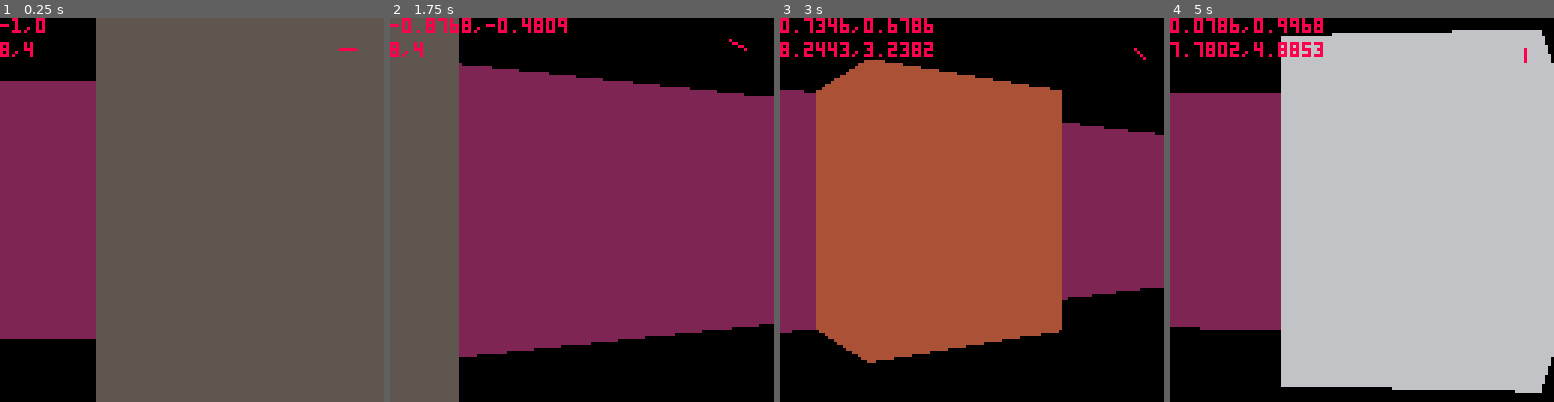
Above: before the commit, frames 1-4 (left to right).
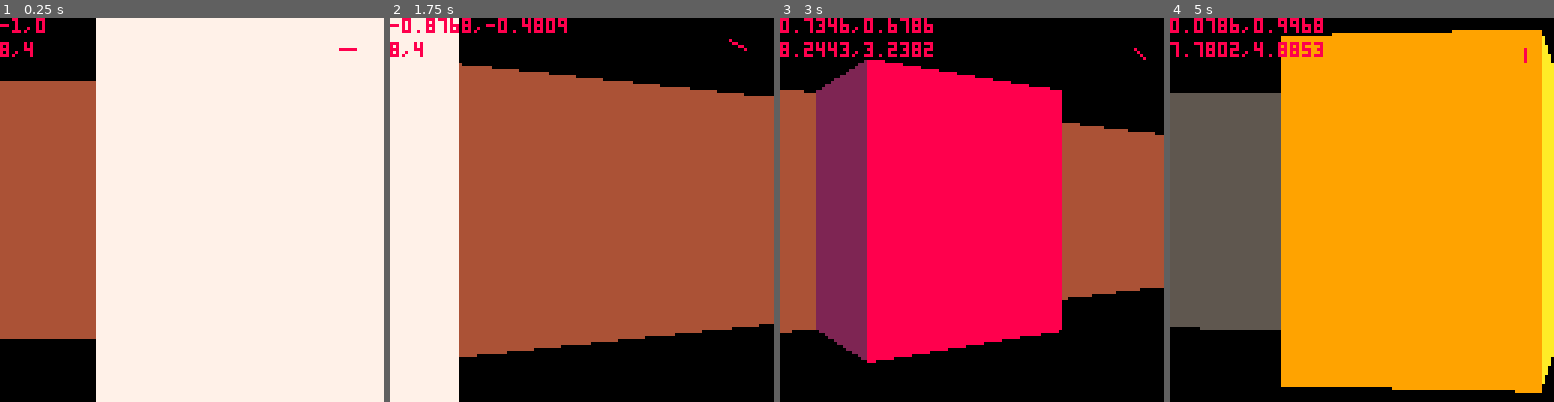
Above: after the commit, the same moments.

Repository: Archenoth/raycast.p8
Game: PICO-8 cartridge raycast.p8
Two runs of this game, one before a commit and one after it. Both use one fixed random seed, a clock stepped at 60 frames per second and the inputs below.
Inputs:
- Up to frame 1 (0.25 s): no input
- Up to frame 2 (1.75 s): hold Right from 1.6 s (still down)
- Up to frame 3 (3 s): release Right at 2.1 s; hold Up 2.15-2.42 s; hold Right from 2.47 s (still down)
- Up to frame 4 (5 s): release Right at 3.03 s; hold Left 3.08-3.58 s; hold Down 3.63-3.97 s; hold Right 4.02-4.68 s; hold Up from 4.73 s (still down)

The runs differ from the first frame. In frame 1, 92% of the frame differs, in the area x 0-100%, y 0-100%; in frame 2, 73%; in frame 3, 63%; in frame 4, 83%.

Commit message:
Added shaded walls

Diff:
--- a/raycast.p8
+++ b/raycast.p8
@@ -86,14 +86,16 @@
  end
 
  if side == 0 then
-  return (map_x - player.x + (1 - step_x) / 2) / ray_x, tile
- end
-
- return (map_y - player.y + (1 - step_y) / 2) / ray_y, tile
+  dist = (map_x - player.x + (1 - step_x) / 2) / ray_x
+ else
+  dist = (map_y - player.y + (1 - step_y) / 2) / ray_y
+ end
+
+ return dist, tile, side
 end
 
 function cast_ray(x, player)
- distance, tile = get_next_wall(player, {get_ray_vec(x, player)})
+ distance, tile, side = get_next_wall(player, {get_ray_vec(x, player)})
  height = flr(128 / distance)
  l_start = max(-height / 2 + 64, 0)
  l_end = height / 2 + 64
@@ -103,7 +105,15 @@
  end
 
  -- todo: this is reversed for some unknown reason
- line(128-x, l_start, 128-x, l_end, tile)
+ line(128-x, l_start, 128-x, l_end, get_color(tile, side))
+end
+
+function get_color(tile, side)
+ if side == 0 then
+  return ({0,8,11,4,7,10,12,14})[tile]
+ end
+
+ return ({0,2,3,5,6,9,1,13})[tile]
 end
 
 function _draw()
@@ -273,13 +283,21 @@
 
 
 
+…(8 lines of a section not shown)…
 __map__
-0000000002020202020202020200000000000000000000000000000000000000000000000000000000000000000000000000000000000000000000000000000000000000000000000000000000000000000000000000000000000000000000000000000000000000000000000000000000000000000000000000000000000000
-0000000002020000030000020200000000000000000000000000000000000000000000000000000000000000000000000000000000000000000000000000000000000000000000000000000000000000000000000000000000000000000000000000000000000000000000000000000000000000000000000000000000000000
-0000000002000000000000000200000000000000000000000000000000000000000000000000000000000000000000000000000000000000000000000000000000000000000000000000000000000000000000000000000000000000000000000000000000000000000000000000000000000000000000000000000000000000
-0000000002000000000000000200000000000000000000000000000000000000000000000000000000000000000000000000000000000000000000000000000000000000000000000000000000000000000000000000000000000000000000000000000000000000000000000000000000000000000000000000000000000000
-0000000002050000010000040200000000000000000000000000000000000000000000000000000000000000000000000000000000000000000000000000000000000000000000000000000000000000000000000000000000000000000000000000000000000000000000000000000000000000000000000000000000000000
-0000000002000000000000000200000000000000000000000000000000000000000000000000000000000000000000000000000000000000000000000000000000000000000000000000000000000000000000000000000000000000000000000000000000000000000000000000000000000000000000000000000000000000
-0000000002000000000000000200000000000000000000000000000000000000000000000000000000000000000000000000000000000000000000000000000000000000000000000000000000000000000000000000000000000000000000000000000000000000000000000000000000000000000000000000000000000000
-0000000002020000060000020200000000000000000000000000000000000000000000000000000000000000000000000000000000000000000000000000000000000000000000000000000000000000000000000000000000000000000000000000000000000000000000000000000000000000000000000000000000000000
-0000000002020202020202020200000000000000000000000000000000000000000000000000000000000000000000000000000000000000000000000000000000000000000000000000000000000000000000000000000000000000000000000000000000000000000000000000000000000000000000000000000000000000
+0000000004040404040404040400000000000000000000000000000000000000000000000000000000000000000000000000000000000000000000000000000000000000000000000000000000000000000000000000000000000000000000000000000000000000000000000000000000000000000000000000000000000000
+0000000004040000030000040400000000000000000000000000000000000000000000000000000000000000000000000000000000000000000000000000000000000000000000000000000000000000000000000000000000000000000000000000000000000000000000000000000000000000000000000000000000000000
+0000000004000000000000000400000000000000000000000000000000000000000000000000000000000000000000000000000000000000000000000000000000000000000000000000000000000000000000000000000000000000000000000000000000000000000000000000000000000000000000000000000000000000
+0000000004000000000000000400000000000000000000000000000000000000000000000000000000000000000000000000000000000000000000000000000000000000000000000000000000000000000000000000000000000000000000000000000000000000000000000000000000000000000000000000000000000000
+0000000004050000010000020400000000000000000000000000000000000000000000000000000000000000000000000000000000000000000000000000000000000000000000000000000000000000000000000000000000000000000000000000000000000000000000000000000000000000000000000000000000000000
+0000000004000000000000000400000000000000000000000000000000000000000000000000000000000000000000000000000000000000000000000000000000000000000000000000000000000000000000000000000000000000000000000000000000000000000000000000000000000000000000000000000000000000
+0000000004000000000000000400000000000000000000000000000000000000000000000000000000000000000000000000000000000000000000000000000000000000000000000000000000000000000000000000000000000000000000000000000000000000000000000000000000000000000000000000000000000000
+0000000004040000060000040400000000000000000000000000000000000000000000000000000000000000000000000000000000000000000000000000000000000000000000000000000000000000000000000000000000000000000000000000000000000000000000000000000000000000000000000000000000000000
+0000000004040404040404040400000000000000000000000000000000000000000000000000000000000000000000000000000000000000000000000000000000000000000000000000000000000000000000000000000000000000000000000000000000000000000000000000000000000000000000000000000000000000
Not shown, changed: 24 lines of the sprite sheet (__gfx__) section of raycast.p8
